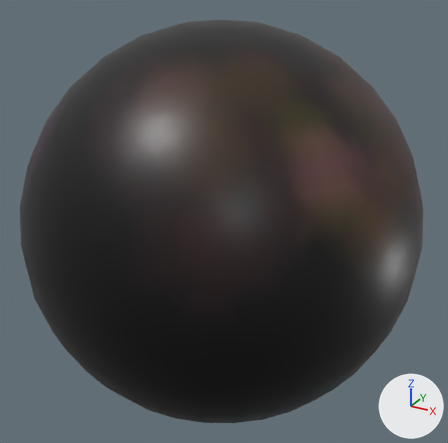
The glTF model data/meshes/skybox.glb: old version first, new version second.
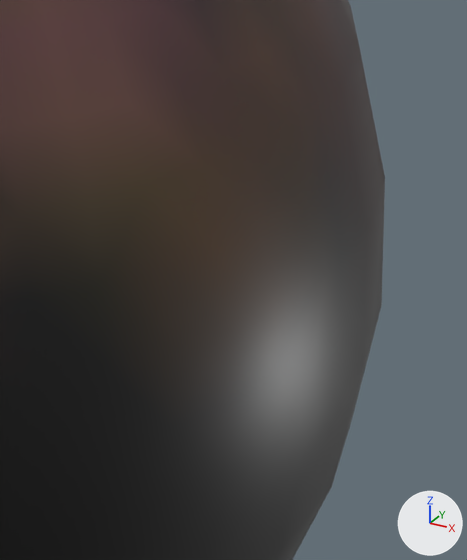
Old and new are each drawn whole from a 50 mm camera at (7.21, -12.99, 6.51) aimed at (0.07, -0.01, 0.02) and again close up on the part from 69% to 100% of the width and 35% to 73% of the height. The axes (+X, +Y, +Z) are drawn at lower right. The lights are the same throughout. Vertices at the same position are counted once.

Objects in the first close-up: 'Sky'.
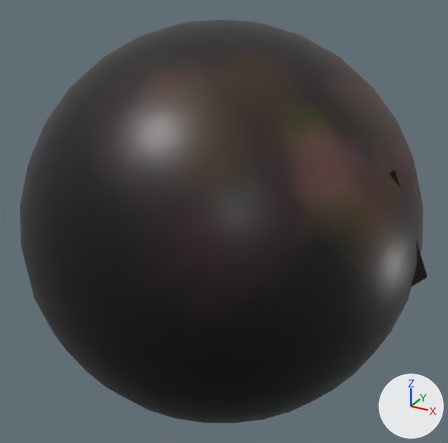
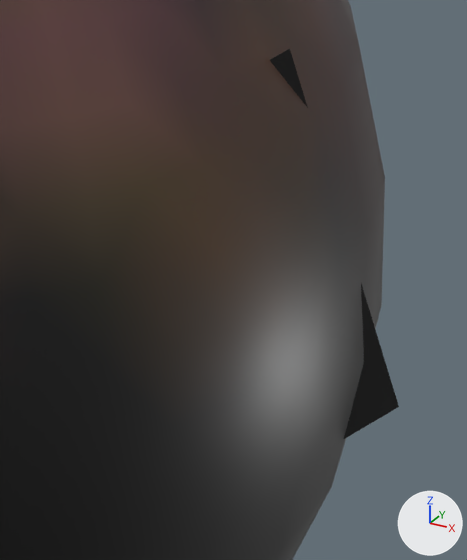
The change, as a diff of the scene's bpy script:
```diff
--- a/data/meshes/skybox.glb.py
+++ b/data/meshes/skybox.glb.py
@@ img_sky_atlas2 @@
+img_sky_atlas2 = load_image('sky-atlas2', '_unpacked/sky-atlas2', 1028, 1024, 'sRGB')
@@ mat_exportmaterial @@
+mat_exportmaterial = bpy.data.materials.new('ExportMaterial')
+# uses the picture img_sky_atlas2
@@ me_skymesh @@
 # used by ob_sky; location = (0.0, 0.0, 0.0)
 # verts and faces of me_skymesh; kept vertices keep their numbers, new ones are numbered from 2087
 # before: 1930 (3.67, -0.52, -1.96), 1931 (3.21, 1.65, -1.58), 1932 (3.14, 0.96, -2.42), 1933 (3.82, 0.02, -0.85), 1982 (-0.29, -2.49, -3.24)
 # before: 1983 (0.3, 0.55, -3.67), 1984 (-1.53, -1.01, -3.81), 1985 (1.54, -0.93, -3.11), 2063 (0.51, -3.45, 0.45), 2064 (0.62, -3.43, 0.47)
 # before: 2065 (0.6, -3.43, 0.42), 2066 (0.53, -3.45, 0.5), 2069 (1.3, -3.86, -0.21), 2085 (-0.81, -4.14, -1.65), 2086 (0.4, -3.83, -2.08)
-me_skymesh.from_pydata(...)  # 2087 vertices, 4010 faces; spans x -5.02..5.02, y -5.02..5.02, z -5.02..5.02
+me_skymesh.from_pydata(...)  # 2099 vertices, 4018 faces; spans x -5.02..5.25, y -5.02..5.02, z -5.02..5.02
+# me_skymesh part 1
+delete_vertices([1983, 1984, 2086])  # with the faces that use them
+verts[1930] = (3.79, -0.46, -1.34)  # moved
+verts[1931] = (3.08, 1.49, -2.22)  # moved
+verts[1932] = (3.03, 0.44, -2.48)  # moved
+verts[1933] = (3.95, 0.63, -0.78)  # moved
+verts[1982] = (-1.11, -1.38, -3.73)  # moved
+verts[1985] = (-0.98, -2.19, -3.06)  # moved
+verts[2063] = (-0.62, -3.61, 0.17)  # moved
+verts[2064] = (-0.37, -3.57, 0.22)  # moved
+verts[2065] = (-0.42, -3.57, 0.1)  # moved
+verts[2066] = (-0.57, -3.61, 0.28)  # moved
+verts[2085] = (-0.66, -4.18, -1.1)  # moved
+verts[2087] = (-0.56, -2.33, -3.11)
+verts[2088] = (-0.08, -1.71, -3.85)
+verts[2089] = (0.64, -3.84, -1.59)
+verts[2090] = (-0.44, -4.05, -1.79)
+verts[2091] = (-0.05, -3.95, -1.92)
+verts[2092] = (-0.46, -0.15, -3.91)
+verts[2093] = (-0.02, -0.29, -3.96)
+verts[2098] = (2.13, -3.06, 0.82)
+verts[2099] = (5.25, 0.28, -0.4)  # pixel (399, 406)
+verts[2100] = (2.93, -2.07, -1.94)
+verts[2101] = (4.45, -0.71, 2.37)  # pixel (289, 48)
+faces += [(1982, 2087, 2088), (1982, 1985, 2087), (2069, 2089, 2085), (2089, 2091, 2090), (2085, 2089, 2090), (2088, 2093, 2092)]
+faces += [(1982, 2088, 2092), (2098, 2099, 2100), (2098, 2101, 2099)]
+# me_skymesh part 2: 4007 faces spanning x -5.02..5.02, y -5.02..5.02, z -5.02..5.02 switch from mat_material to mat_exportmaterial
```

What differs and where, as boxes (x1, y1, x2, y2) in the close-ups (467 x 560 px):
'Sky', reshaped: before (0, 0, 385, 560); after (0, 0, 399, 560)
part 1 of me_skymesh, built on (black): after (270, 49, 399, 439)
part 2 of me_skymesh, recoloured (grey to black): (267, 47, 377, 441) in both
